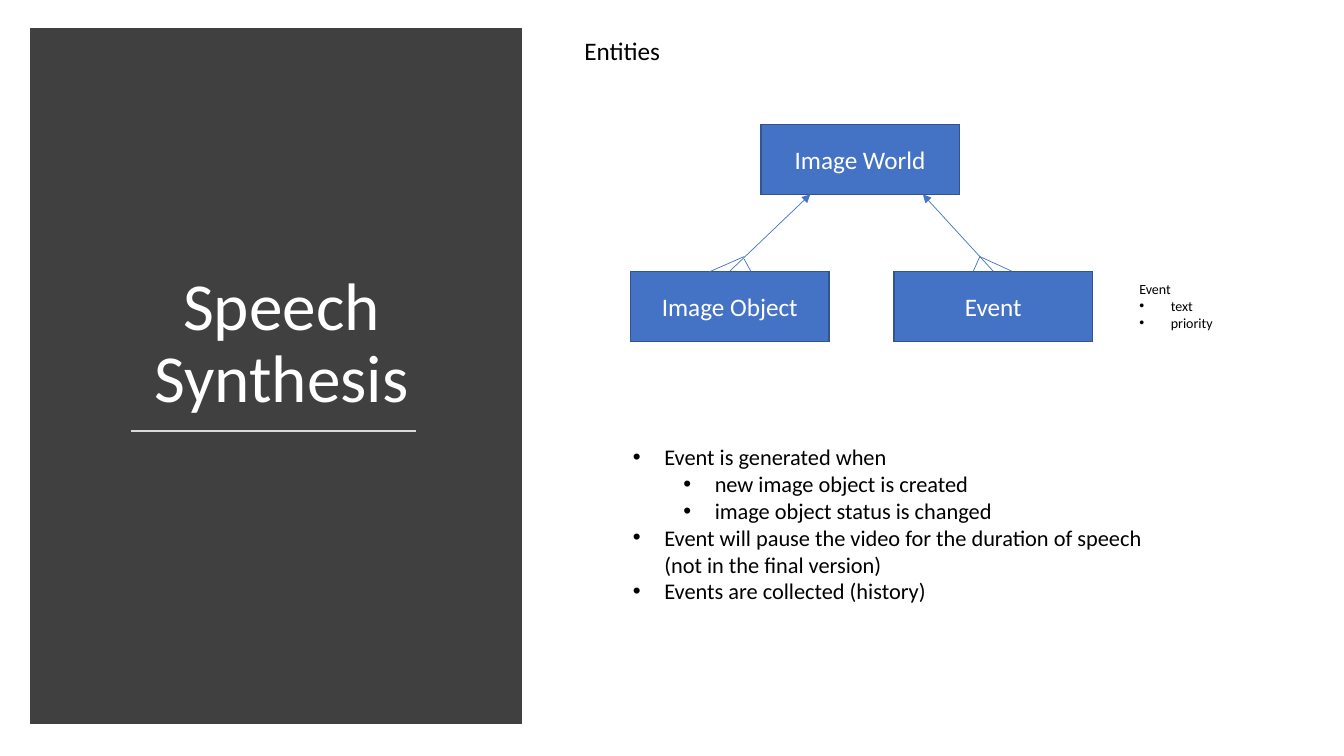
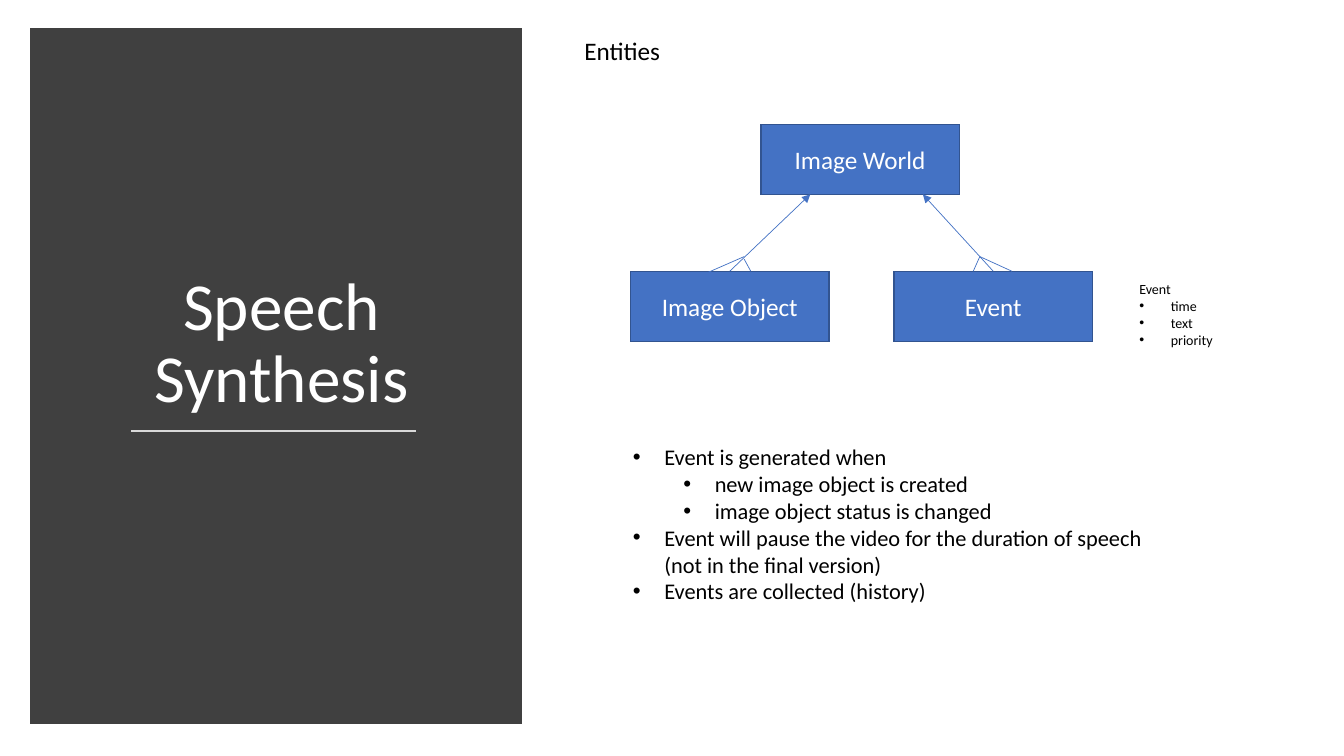
Before and after one commit to SakariLampola/Thesis, a slide deck: slide 11 of presentations/Audit 20180301.pptx (slide 9 before the commit). Drawn at 1344x756 pixels with LibreOffice and Linux fonts; fonts in the diff are those of the drawing. Boxes give left, top, right and bottom in pixels: in the first picture for what was removed or moved away, otherwise in the second. Text is boxed around its words. In the diff, an @@ line names an element or a change of style, - is before the commit and + after.

```diff
--- a/presentations/Audit 20180301.pptx
+++ b/presentations/Audit 20180301.pptx
@@ text at [1171,301,1197,311]: paragraph added @@
+• time
```
Also in this commit, not shown: 7 slides added, 11 other files.
